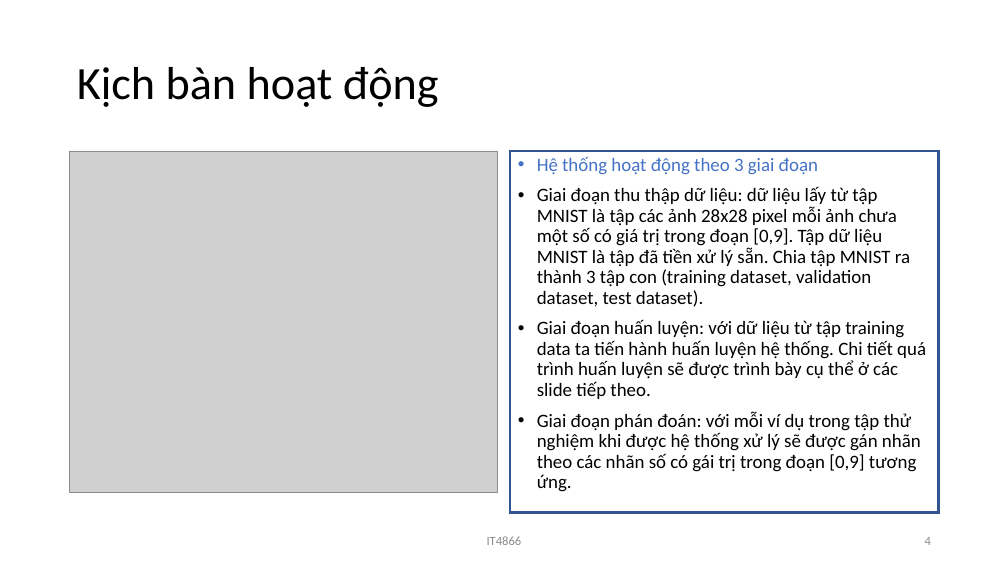
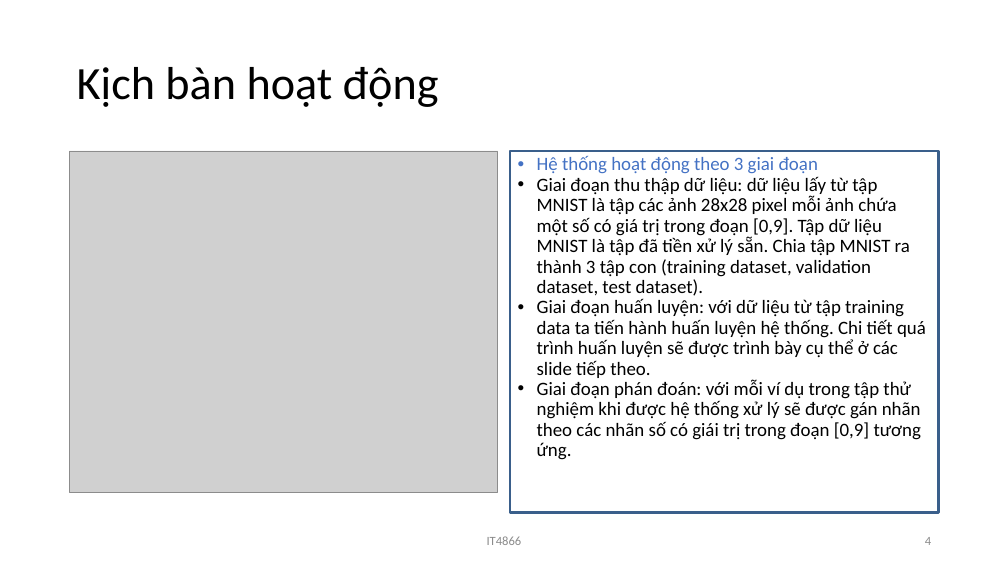
Before and after one commit to LuatVu/Hand-written-digits, a slide deck: slide 4 of Báo cáo/Slice báo cáo bài tập lớn.pptx. Drawn at 1008x567 pixels with LibreOffice and Linux fonts; fonts in the diff are those of the drawing; grey boxes stand for pictures; background and template pictures are left out. Boxes give left, top, right and bottom in pixels: in the first picture for what was removed or moved away, otherwise in the second. Text is boxed around its words. In the diff, an @@ line names an element or a change of style, - is before the commit and + after.

```diff
--- a/Báo cáo/Slice báo cáo bài tập lớn.pptx
+++ b/Báo cáo/Slice báo cáo bài tập lớn.pptx
@@ rectangle at box(510, 151, 939, 513): outline #325491 2.25 pt to #3A5F8C 2.24 pt @@
@@ text at box(537, 176, 910, 296): text changed @@
-• Giai đoạn thu thập dữ liệu: dữ liệu lấy từ tập MNIST là tập các ảnh 28x28 pixel mỗi ảnh chưa một số có giá trị trong đoạn [0,9]. Tập dữ liệu MNIST là tập đã tiền xử lý sẵn. Chia tập MNIST ra thành 3 tập con (training dataset, validation dataset, test dataset).
+• Giai đoạn thu thập dữ liệu: dữ liệu lấy từ tập MNIST là tập các ảnh 28x28 pixel mỗi ảnh chứa một số có giá trị trong đoạn [0,9]. Tập dữ liệu MNIST là tập đã tiền xử lý sẵn. Chia tập MNIST ra thành 3 tập con (training dataset, validation dataset, test dataset).
@@ text at box(537, 156, 926, 378): less space between paragraphs @@
@@ text at box(537, 380, 921, 460): text changed @@
-• Giai đoạn phán đoán: với mỗi ví dụ trong tập thử nghiệm khi được hệ thống xử lý sẽ được gán nhãn theo các nhãn số có gái trị trong đoạn [0,9] tương ứng.
+• Giai đoạn phán đoán: với mỗi ví dụ trong tập thử nghiệm khi được hệ thống xử lý sẽ được gán nhãn theo các nhãn số có giái trị trong đoạn [0,9] tương ứng.
```
Also in this commit, not shown: 30 other slides changed, 1 other file.
